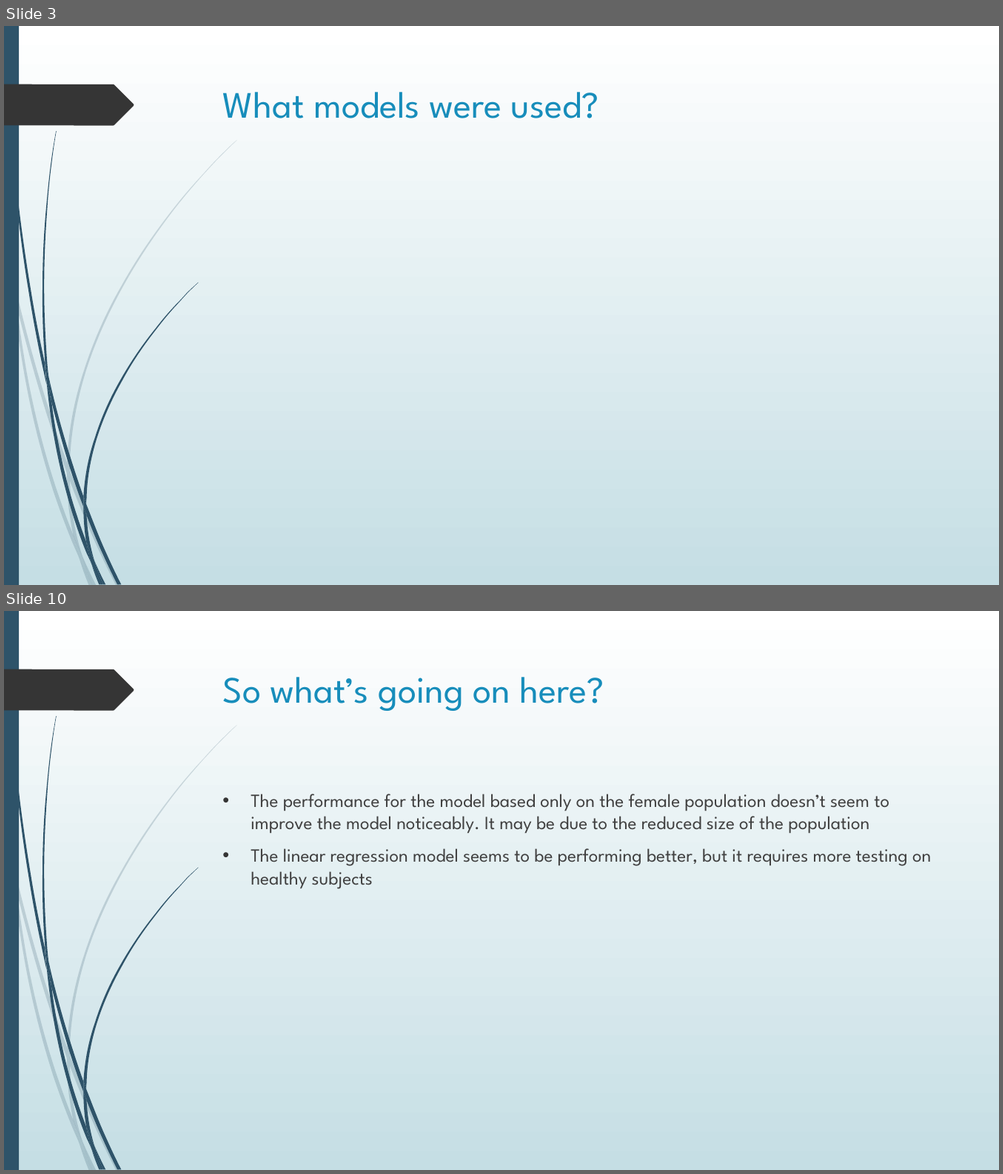
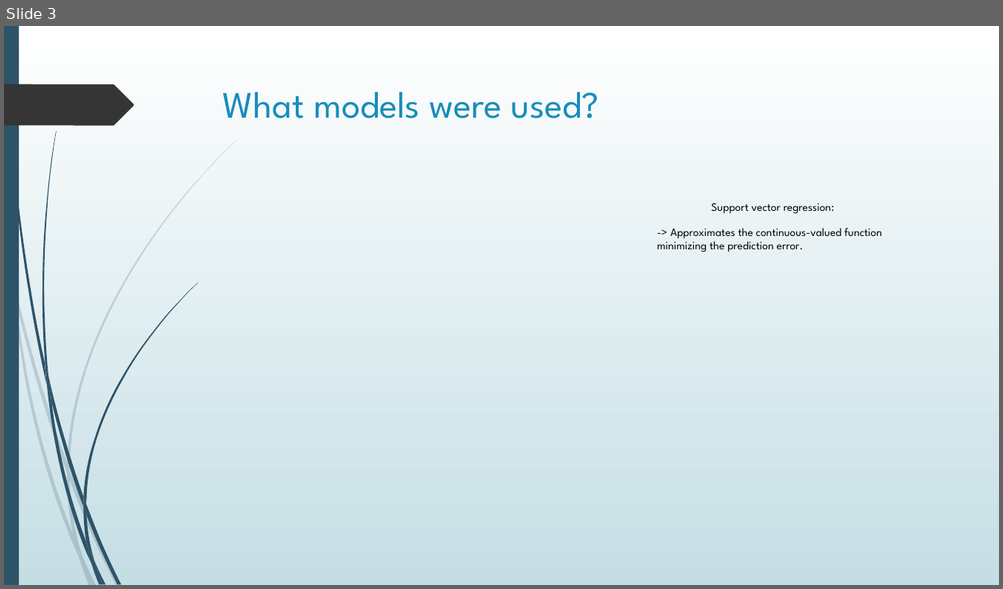
Before and after one commit to MadBerry42/Zwift, a slide deck: Models for handcycle Power output.pptx. Shown one above the other, each under a label of ours: slides 3 and 10 before the commit, slide 3 after it; the slides between them are not shown. The pictures are 1003x1174 and 1003x589 pixels, drawn with LibreOffice and Linux fonts; fonts in the diff are those of the drawing; grey boxes stand for pictures. Boxes give left, top, right and bottom in pixels: in the first picture for what was removed or moved away, otherwise in the second. Text is boxed around its words. In the diff, an @@ line names an element or a change of style, - is before the commit and + after.

```diff
--- a/Models for handcycle Power output.pptx
+++ b/Models for handcycle Power output.pptx
@@ slide 10 removed at <box>4,611,999,1170</box>, background gradient #FFFFFF to #C5DEE5; not listed: 24 template elements that a slide beside it also shows @@
@@ title removed at <box>223,677,604,711</box> @@
-So what’s going on here?
@@ text removed at <box>250,794,930,889</box> @@
-• The performance for the model based only on the female population doesn’t seem to improve the model noticeably. It may be due to the reduced size of the population
-• The linear regression model seems to be performing better, but it requires more testing on healthy subjects
@@ slide 3 changed as well @@
@@ text added at <box>711,203,834,214</box>, 11 pt, text #000000 @@
+Support vector regression:
@@ text added at <box>657,228,882,252</box>, 11 pt, text #000000 @@
+-> Approximates the continuous-valued function minimizing the prediction error.
```
Also in this commit, not shown: 12 slides added, 8 other slides removed.
